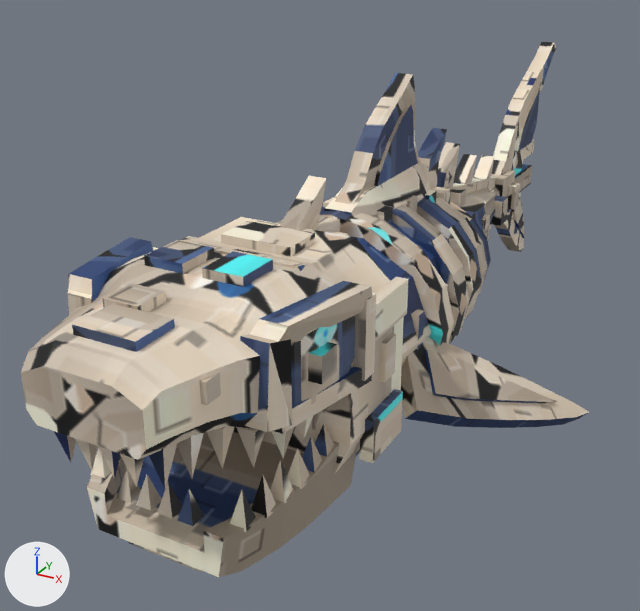
Before and after pictures for a commit that changed the FBX model assets/SkeletalShark/fbx/SkeletalShark.fbx.
Rendered twice from a 50 mm lens placed at (0.0504, -0.1208, 0.0668), pointed at (-0.0096, -0.0116, 0.0122). Arrows for +X, +Y and +Z are at lower left; the lights stay in place. The older version comes first. Where no turn or scale is listed for an object, it has been applied to the vertices. Vertices at exactly the same position are counted once.

Objects in the first picture: 'SkeletalShark'.
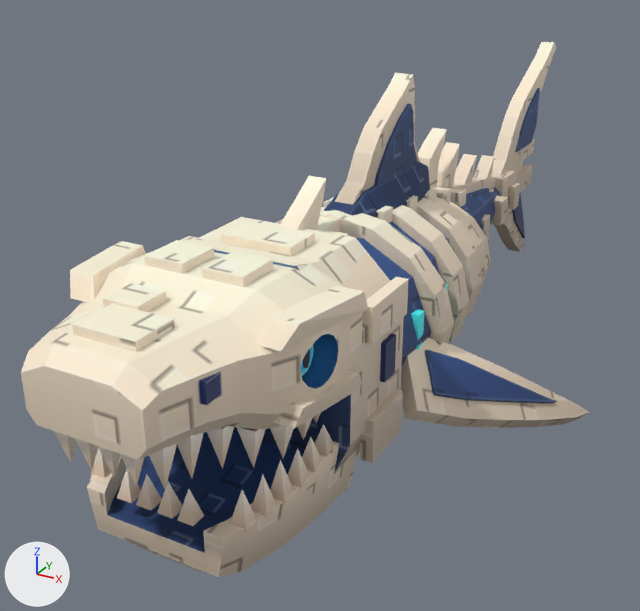
What the commit changed:
me_skeletalshark is used by ob_skeletalshark; location (0.0, 0.0, 0.0).
me_skeletalshark had 1726 vertices, 3026 faces and spanned x -0.0317..0.0317, y -0.072..0.0708, z 0.0003..0.0468.
me_skeletalshark now has 1931 vertices, 3534 faces and spans x -0.0317..0.0317, y -0.072..0.0708, z 0.0003..0.0468.
me_skeletalshark part 1: a new loose piece of 33 vertices spanning x 0.01..0.0121, y -0.0557..-0.0517, z 0.0254..0.0295, in mat_m_skeletalshark.
me_skeletalshark part 2: a new loose piece of 25 vertices spanning x 0.0118..0.0122, y -0.0543..-0.0531, z 0.0263..0.0287, in mat_m_skeletalshark.
me_skeletalshark part 3: the loose piece of 8 vertices spanning x 0.0126..0.0148, y -0.0556..-0.0526, z 0.0261..0.0291 is deleted.
me_skeletalshark part 4: 162 vertices removed from x -0.0154..0.0154, y -0.0684..-0.036, z 0.0146..0.0336; 267 vertices added at x -0.0154..0.0154, y -0.0684..-0.036, z 0.0133..0.0342.
me_skeletalshark part 5: 2535 kept faces spanning x -0.0317..0.0317, y -0.072..0.0708, z 0.0003..0.0468 get new texture (UV) coordinates.
Other edits to the shape of me_skeletalshark do not show in these pictures.

Where the change shows, as pixel boxes (x1, y1, x2, y2) in the pictures (640 x 611 px; the box of a moved part takes in the faces that stretch with it):
part 1 of me_skeletalshark, added (mostly hidden): after (300, 346, 314, 376)
part 2 of me_skeletalshark, added: after (303, 350, 310, 368)
part 3 of me_skeletalshark, deleted: before (308, 342, 337, 385)
part 4 of me_skeletalshark, moved or reshaped: before (43, 233, 404, 473); after (43, 217, 404, 474)
part 5 of me_skeletalshark, surface changed: (21, 42, 589, 577) in both
